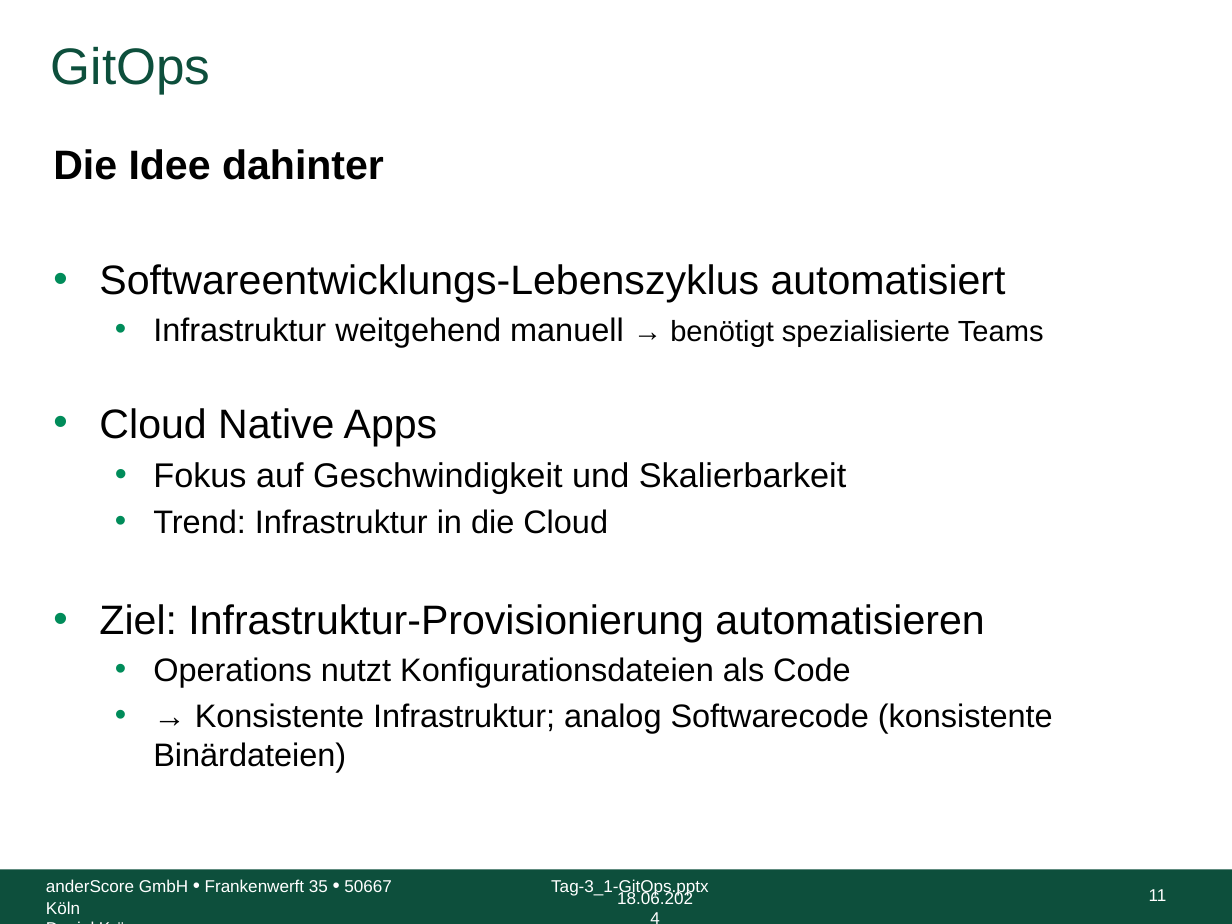
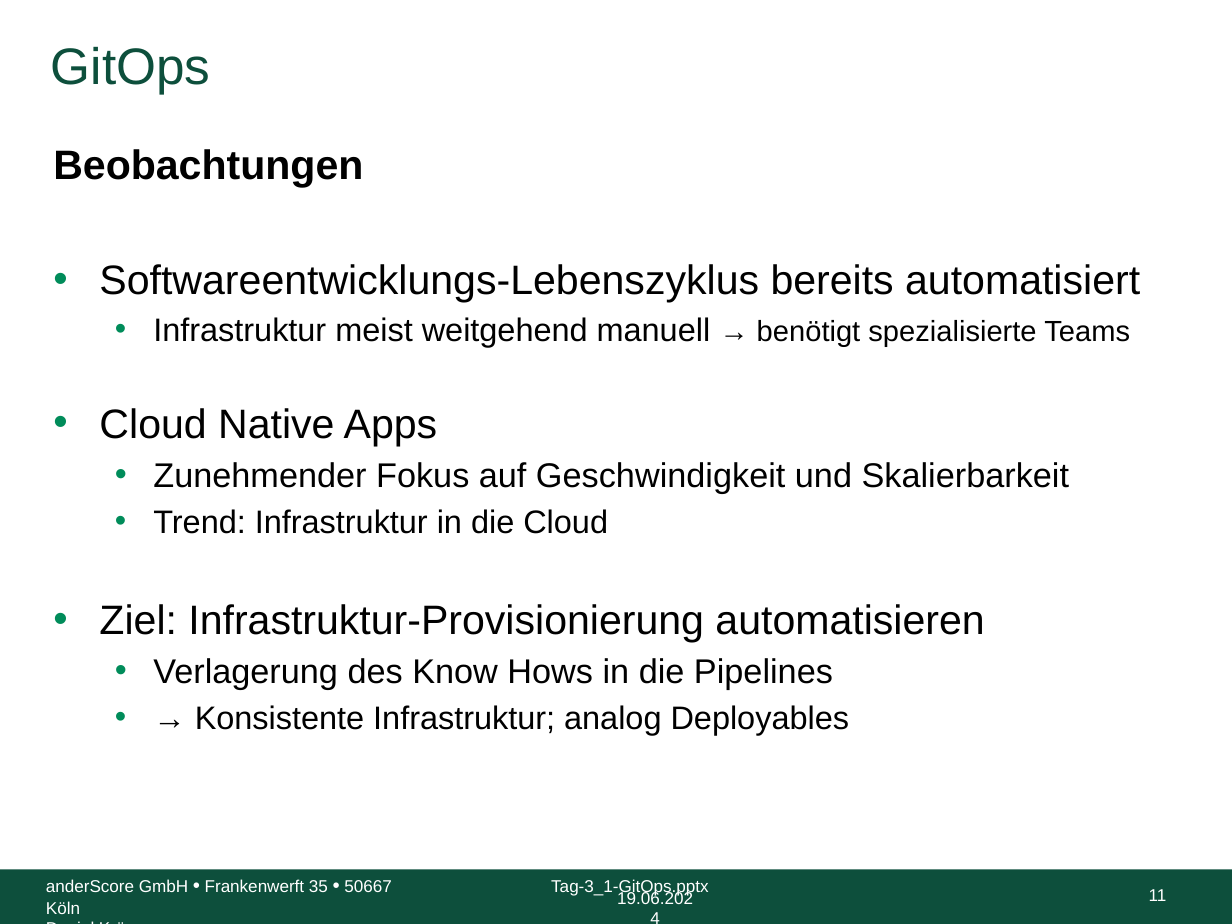
Before and after one commit to anderscore-gmbh/gitlab, a slide deck: slide 11 of slides/Tag-3_1-GitOps.pptx. Drawn at 1232x924 pixels with LibreOffice and Linux fonts; fonts in the diff are those of the drawing; background and template pictures are left out. Boxes give left, top, right and bottom in pixels: in the first picture for what was removed or moved away, otherwise in the second. Text is boxed around its words. In the diff, an @@ line names an element or a change of style, - is before the commit and + after.

Commit message:
Updated day 3 slides

```diff
--- a/slides/Tag-3_1-GitOps.pptx
+++ b/slides/Tag-3_1-GitOps.pptx
@@ text at (53, 149, 1140, 347): text changed @@
-Die Idee dahinter
-• Softwareentwicklungs-Lebenszyklus automatisiert
-  • Infrastruktur weitgehend manuell → benötigt spezialisierte Teams
+Beobachtungen
+• Softwareentwicklungs-Lebenszyklus bereits automatisiert
+  • Infrastruktur meist weitgehend manuell → benötigt spezialisierte Teams
@@ text at (153, 462, 1070, 493): text changed @@
-  • Fokus auf Geschwindigkeit und Skalierbarkeit
+  • Zunehmender Fokus auf Geschwindigkeit und Skalierbarkeit
@@ text at (153, 658, 850, 735): text changed @@
-  • Operations nutzt Konfigurationsdateien als Code
-  • → Konsistente Infrastruktur; analog Softwarecode (konsistente Binärdateien)
+  • Verlagerung des Know Hows in die Pipelines
+  • → Konsistente Infrastruktur; analog Deployables
@@ text at (617, 890, 693, 904): text changed @@
-18.06.2024
+19.06.2024
```
Also in this commit, not shown: 35 other slides changed, 1 slide added, 5 other files.
